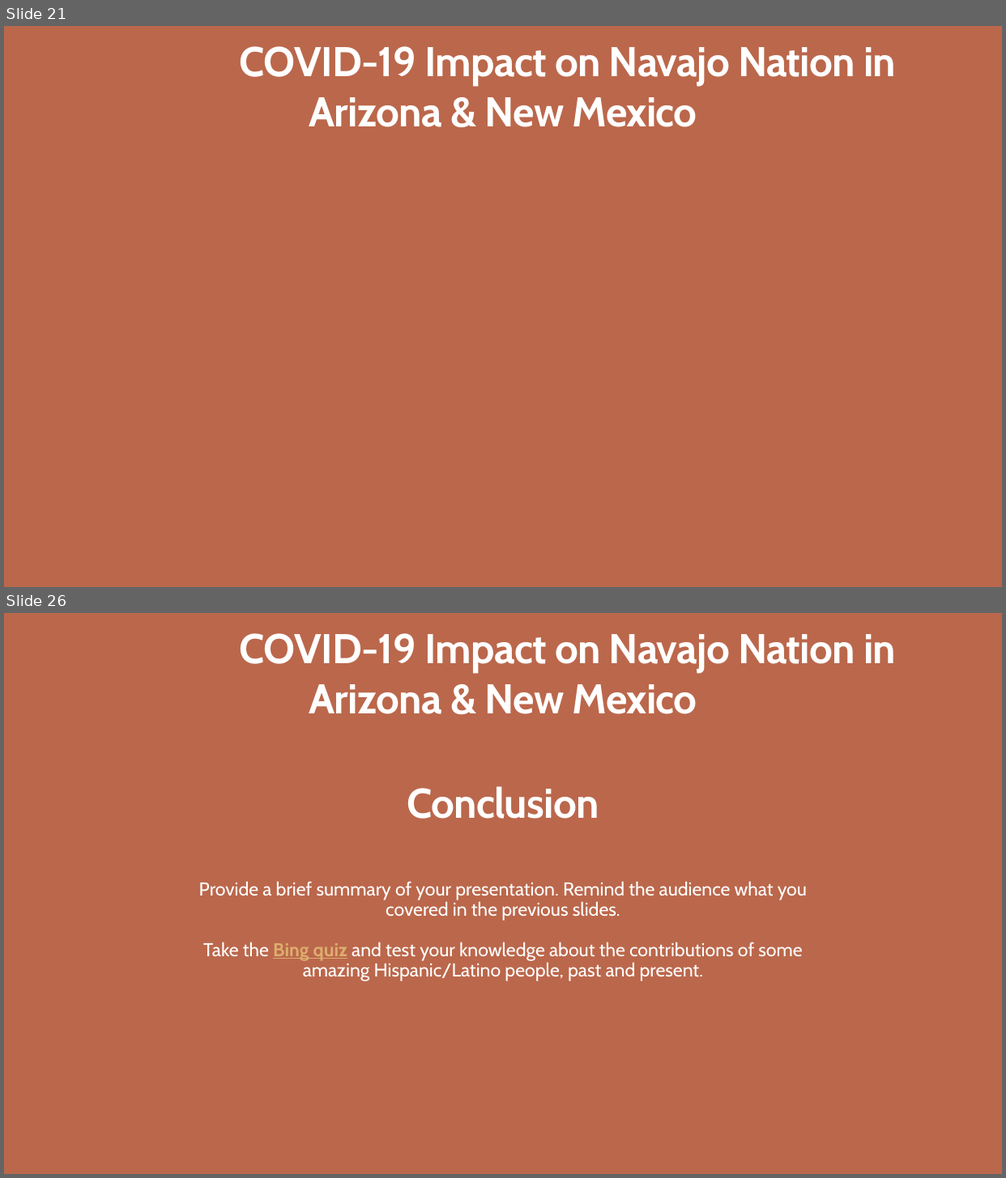
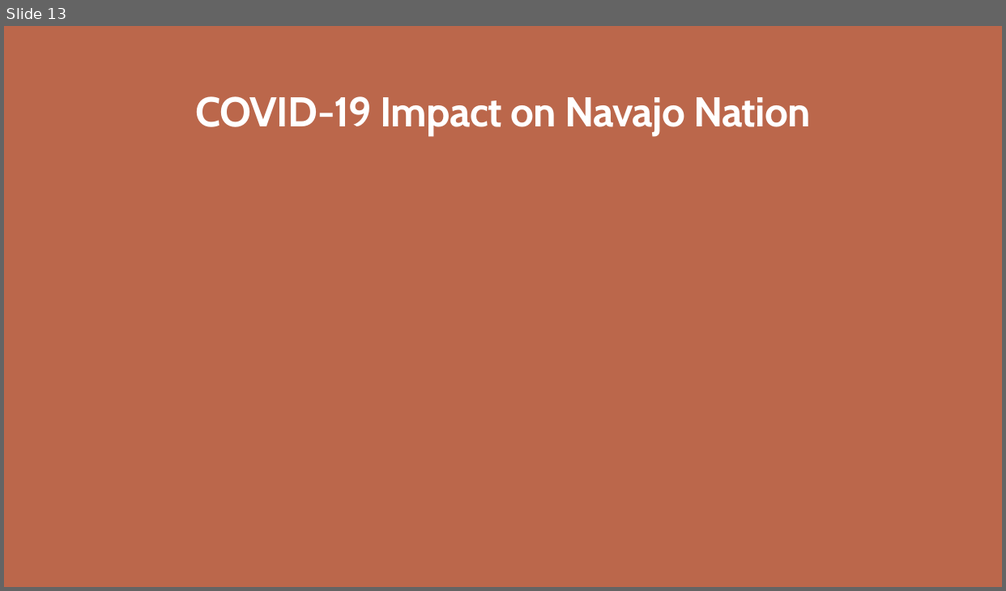
Before and after one commit to CCostenbader/Covid-19-effects-on-the-Navajo-Nation-Indian-Tribe, a slide deck: FinalPP.pptx. Shown one above the other, each under a label of ours: slides 21 and 26 before the commit, slide 13 after it; the slides between them are not shown. The pictures are 1006x1178 and 1006x591 pixels, drawn with LibreOffice and Linux fonts; fonts in the diff are those of the drawing; background and template pictures are left out. Boxes give left, top, right and bottom in pixels: in the first picture for what was removed or moved away, otherwise in the second. Text is boxed around its words. In the diff, an @@ line names an element or a change of style, - is before the commit and + after.

```diff
--- a/FinalPP.pptx
+++ b/FinalPP.pptx
@@ slide 26 removed at (4, 613, 1002, 1174), background picture (left out) @@
@@ text removed at (111, 633, 896, 714) @@
-HistoryCOVID-19 Impact on Navajo Nation in Arizona & New Mexico
@@ title removed at (407, 786, 599, 819) @@
-Conclusion
@@ text removed at (199, 881, 807, 982) @@
-Provide a brief summary of your presentation. Remind the audience what you covered in the previous slides.
-Take the Bing quiz and test your knowledge about the contributions of some amazing Hispanic/Latino people, past and present.
@@ what was slide 21 is now slide 13 @@
@@ slide 13 changed as well @@
@@ text at (195, 96, 811, 135): text changed @@
-HistoryCOVID-19 Impact on Navajo Nation in Arizona & New Mexico
+COVID-19 Impact on Navajo Nation
```
Also in this commit, not shown: 20 other slides changed, 1 slide added, 24 other slides removed, 8 other files.
